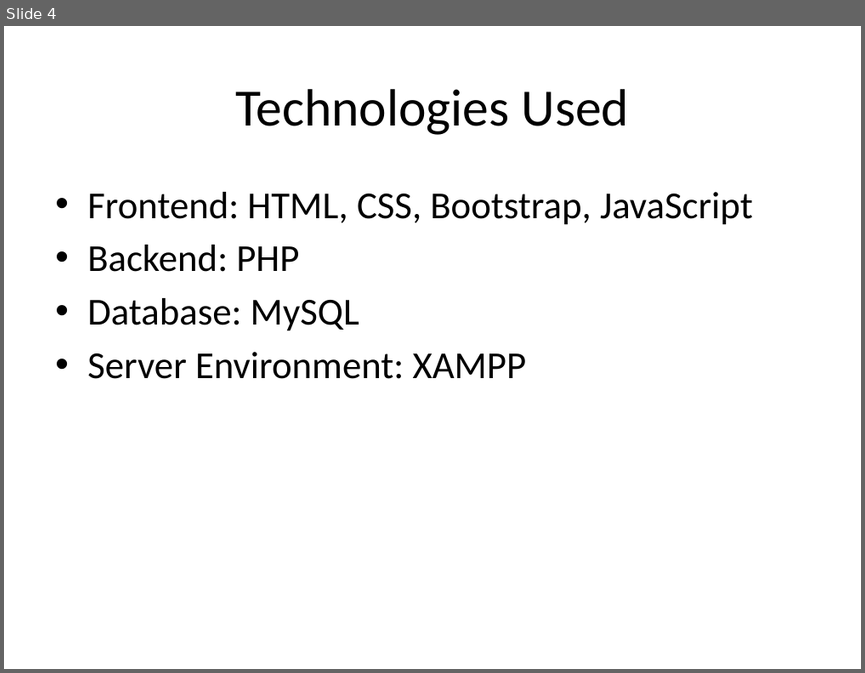
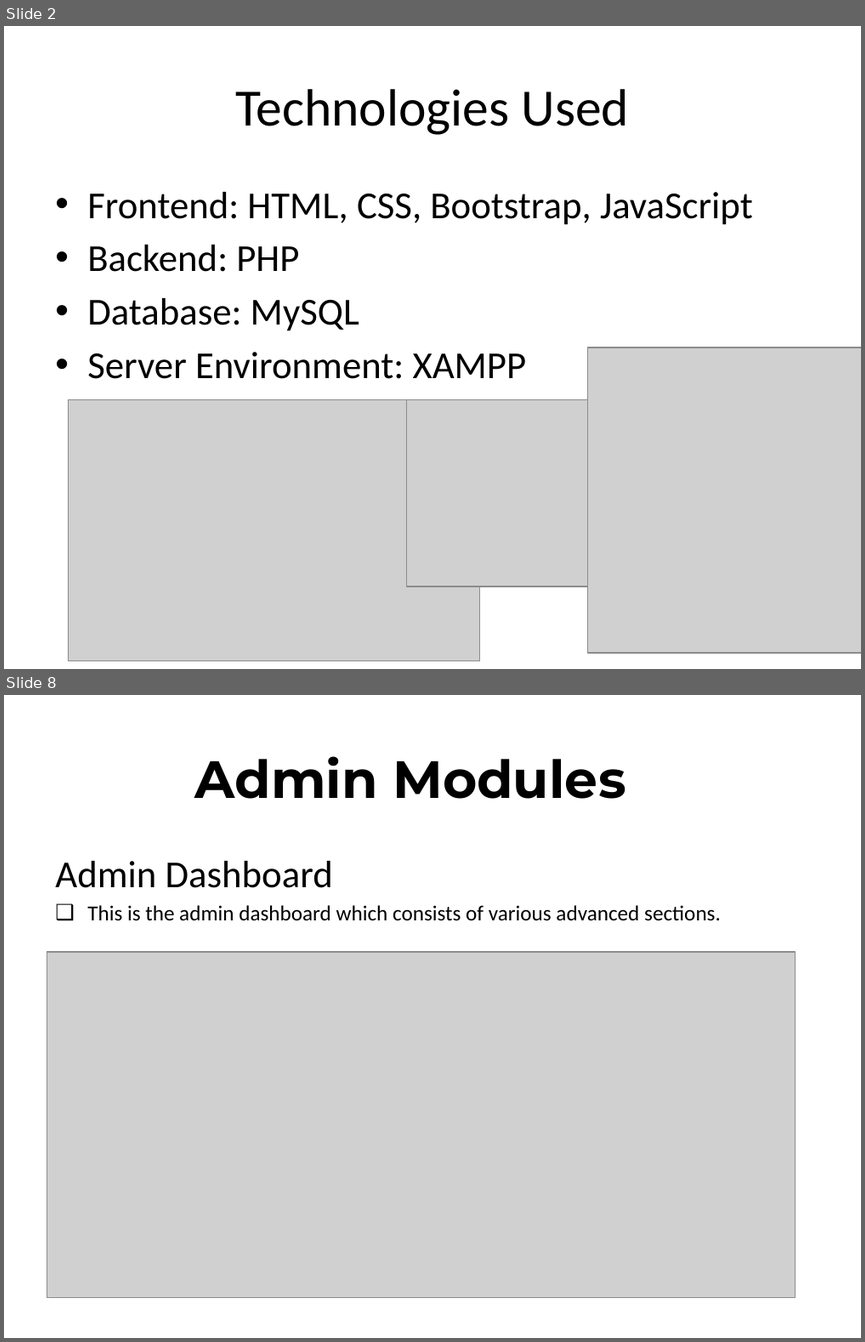
Before and after one commit to Eng-Aadam/Fududeeye-System, a slide deck: Fududeeye(PPT).pptx. Shown one above the other, each under a label of ours: slide 4 before the commit, slides 2 and 8 after it; the slides between them are not shown. The pictures are 865x673 and 865x1342 pixels, drawn with LibreOffice and Linux fonts; fonts in the diff are those of the drawing; grey boxes stand for pictures. Boxes give left, top, right and bottom in pixels: in the first picture for what was removed or moved away, otherwise in the second. Text is boxed around its words. In the diff, an @@ line names an element or a change of style, - is before the commit and + after.

```diff
--- a/Fududeeye(PPT).pptx
+++ b/Fududeeye(PPT).pptx
@@ slide 8 added at (4, 695, 861, 1338), background #FFFFFF @@
@@ title added at (195, 756, 626, 799), 44 pt, text #000000, bold @@
+Admin Modules
@@ text added at (55, 861, 721, 921), 18 pt, text #000000 @@
+Admin Dashboard
+❑ This is the admin dashboard which consists of various advanced sections.
@@ picture added at (46, 952, 794, 1298) @@
@@ what was slide 4 is now slide 2 @@
@@ slide 2 changed as well @@
@@ picture added at (587, 347, 861, 652) @@
@@ picture added at (69, 399, 479, 660) @@
@@ picture added at (407, 399, 739, 585) @@
```
Also in this commit, not shown: 1 other slide changed, 10 other slides added, 9 slides removed.
